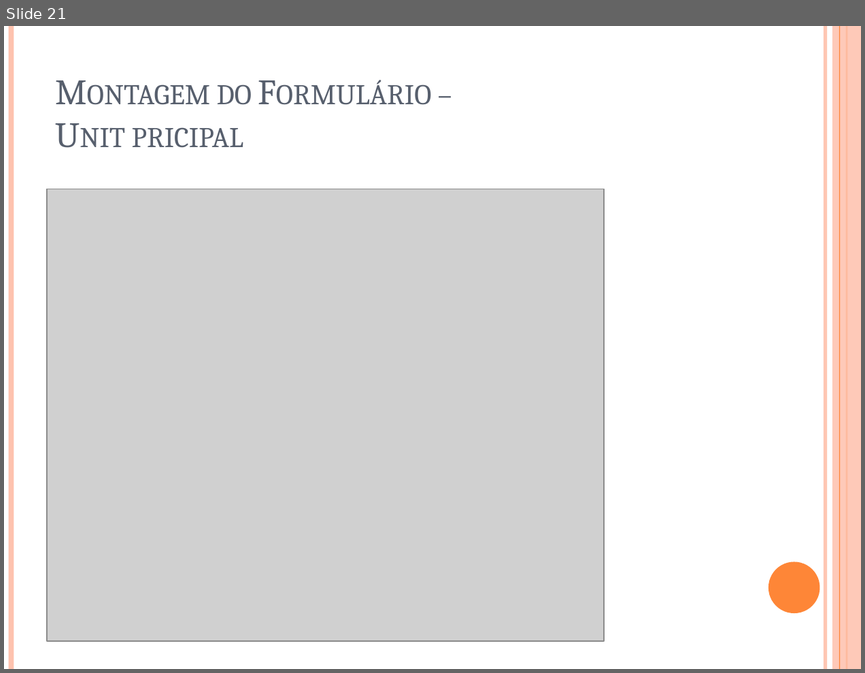
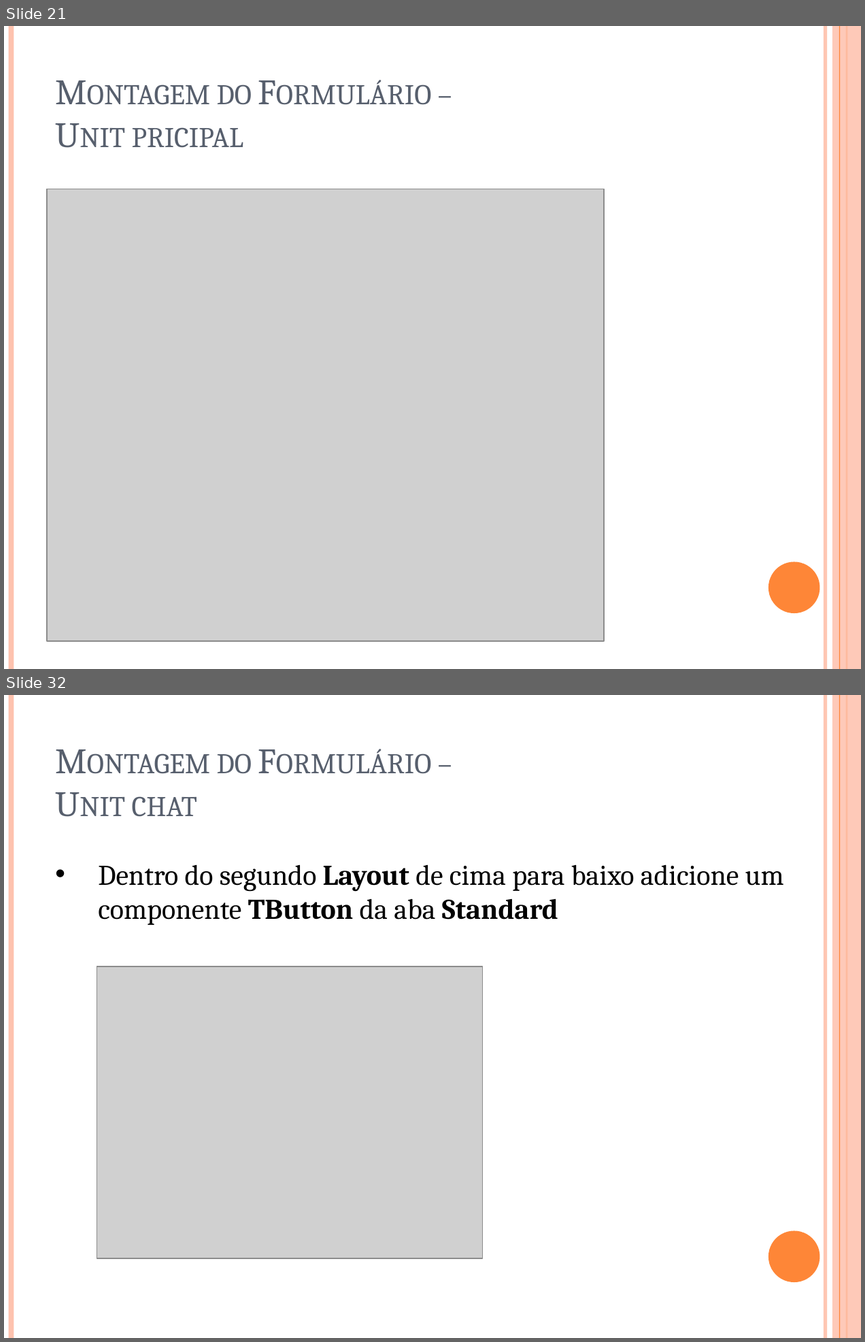
Before and after one commit to igorscandido/Conexao-Bluetooth-usando-Delphi, a slide deck: Stuff/Conexão Bluetooth usando Delphi.pptx. Shown one above the other, each under a label of ours: slide 21 before the commit, slides 21 and 32 after it; the slides between them are not shown. The pictures are 865x673 and 865x1342 pixels, drawn with LibreOffice and Linux fonts; fonts in the diff are those of the drawing; grey boxes stand for pictures. Boxes give left, top, right and bottom in pixels: in the first picture for what was removed or moved away, otherwise in the second. Text is boxed around its words. In the diff, an @@ line names an element or a change of style, - is before the commit and + after.

Commit message:
New Form Chat with Design done and PDF Edited

```diff
--- a/Stuff/Conexão Bluetooth usando Delphi.pptx
+++ b/Stuff/Conexão Bluetooth usando Delphi.pptx
@@ slide 32 added at [4,695,861,1338], background #FFFFFF; not listed: 6 template elements that a slide beside it also shows @@
@@ title added at [132,753,252,817], 30 pt, text #575F6D, small capitals @@
+Montagem do Formulário –
+Unit chat
@@ text added at [98,864,784,925], 24 pt, text #000000 @@
+• Dentro do segundo Layout de cima para baixo adicione um componente TButton da aba Standard
@@ picture added at [96,966,482,1259] @@
```
Also in this commit, not shown: 1 slide changed, 15 other slides added, 32 other files.
